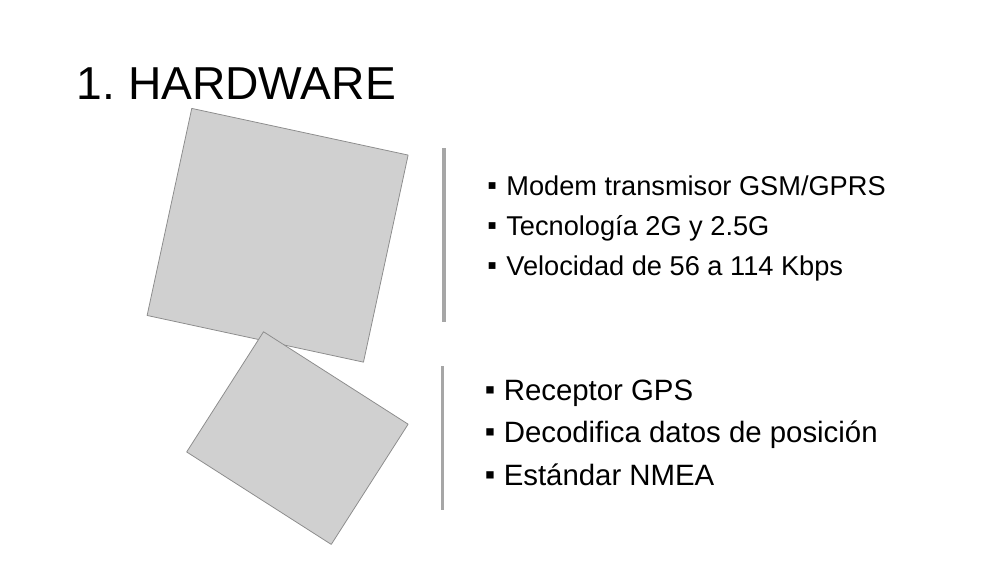
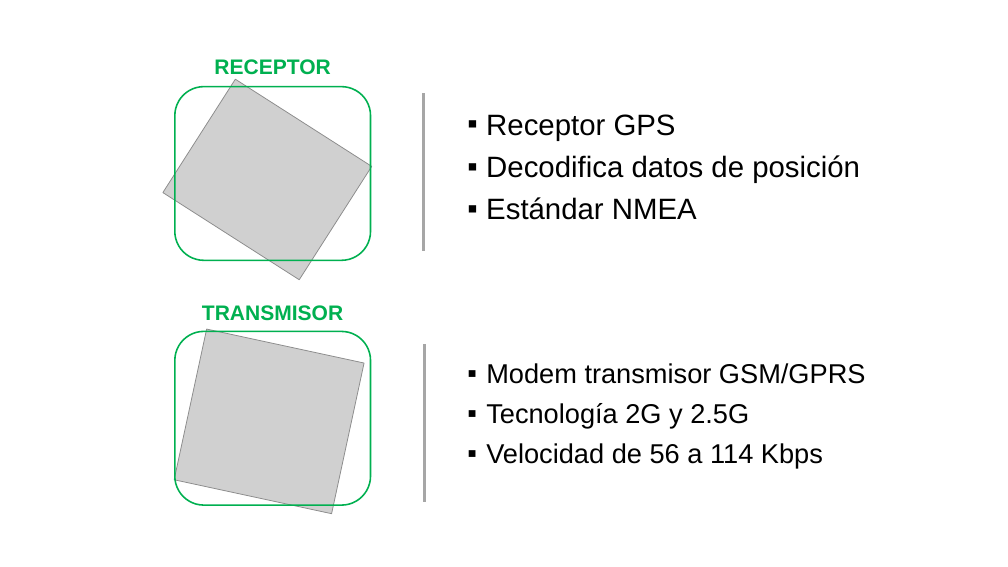
Before and after one commit to aludena18/Tesis, a slide deck: slide 15 of Telelocalización y Captura de Imágenes.pptx. Drawn at 1008x567 pixels with LibreOffice and Linux fonts; fonts in the diff are those of the drawing; grey boxes stand for pictures. Boxes give left, top, right and bottom in pixels: in the first picture for what was removed or moved away, otherwise in the second. Text is boxed around its words. In the diff, an @@ line names an element or a change of style, - is before the commit and + after.

Commit message:
ppt

```diff
--- a/Telelocalización y Captura de Imágenes.pptx
+++ b/Telelocalización y Captura de Imágenes.pptx
@@ text added at (x1=214, y1=59, x2=330, y2=75), 20 pt, text #00B050, bold @@
+RECEPTOR
@@ title removed at (x1=77, y1=67, x2=396, y2=109) @@
-1. HARDWARE
@@ picture added at (x1=163, y1=79, x2=371, y2=280) @@
@@ rounded rectangle added at (x1=175, y1=87, x2=371, y2=261), outline #00B050 1.5 pt @@
@@ picture removed at (x1=147, y1=108, x2=409, y2=362) @@
@@ line moved from (443, 367) - (443, 510) to (423, 93) - (423, 251) @@
@@ text "Receptor GPS" moved from (x1=504, y1=379, x2=878, y2=486) to (x1=486, y1=114, x2=860, y2=220) @@
@@ picture at (x1=175, y1=329, x2=365, y2=514): rotation 32 to 12 degrees @@
@@ text added at (x1=202, y1=305, x2=343, y2=321), 20 pt, text #00B050, bold @@
+TRANSMISOR
@@ rounded rectangle added at (x1=175, y1=331, x2=371, y2=505), outline #00B050 1.5 pt @@
@@ line moved from (444, 148) - (444, 322) to (424, 344) - (424, 502) @@
@@ text "Modem transmisor GSM/GPRS" moved from (x1=506, y1=175, x2=886, y2=280) to (x1=486, y1=363, x2=866, y2=468) @@
```
Also in this commit, not shown: 14 other slides changed, 1 other file.
